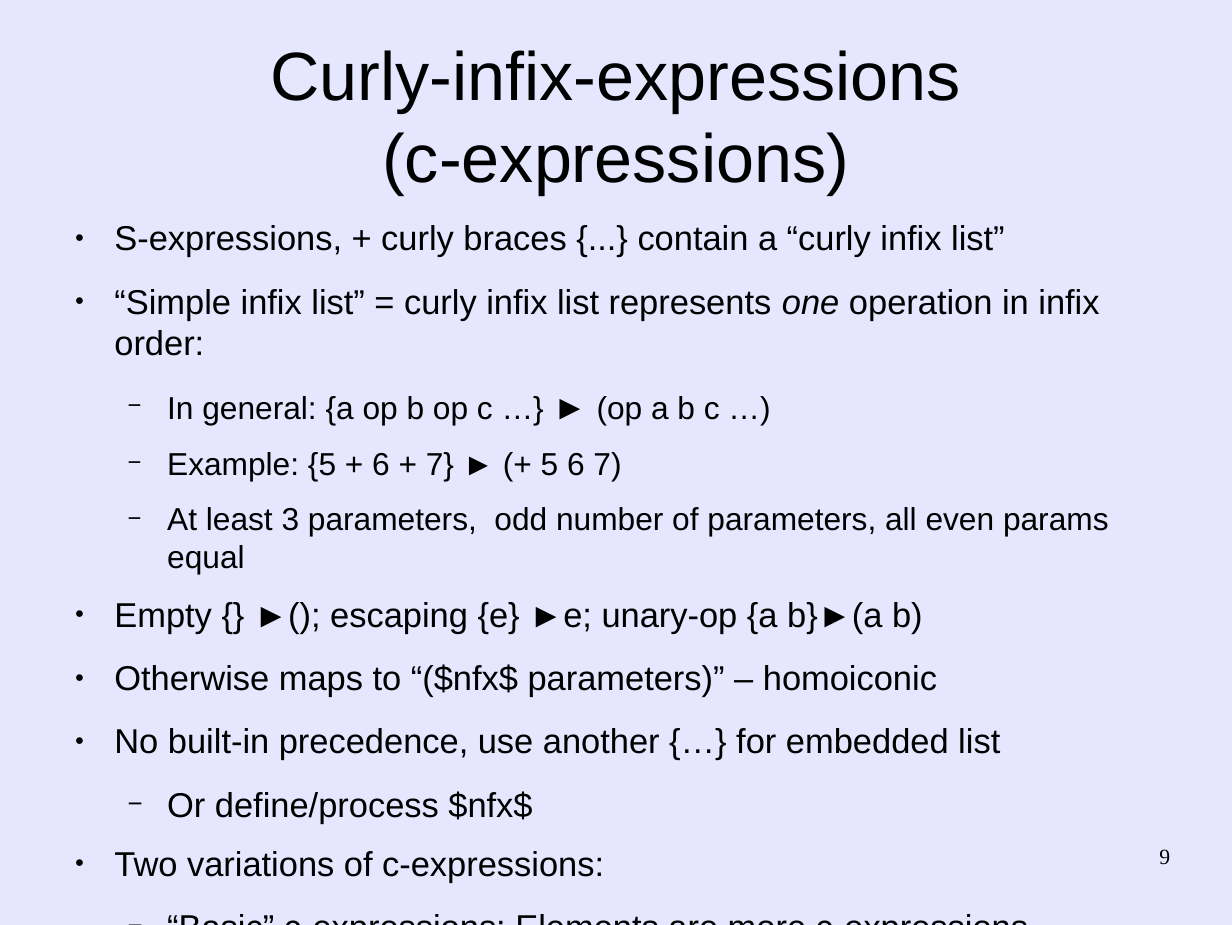
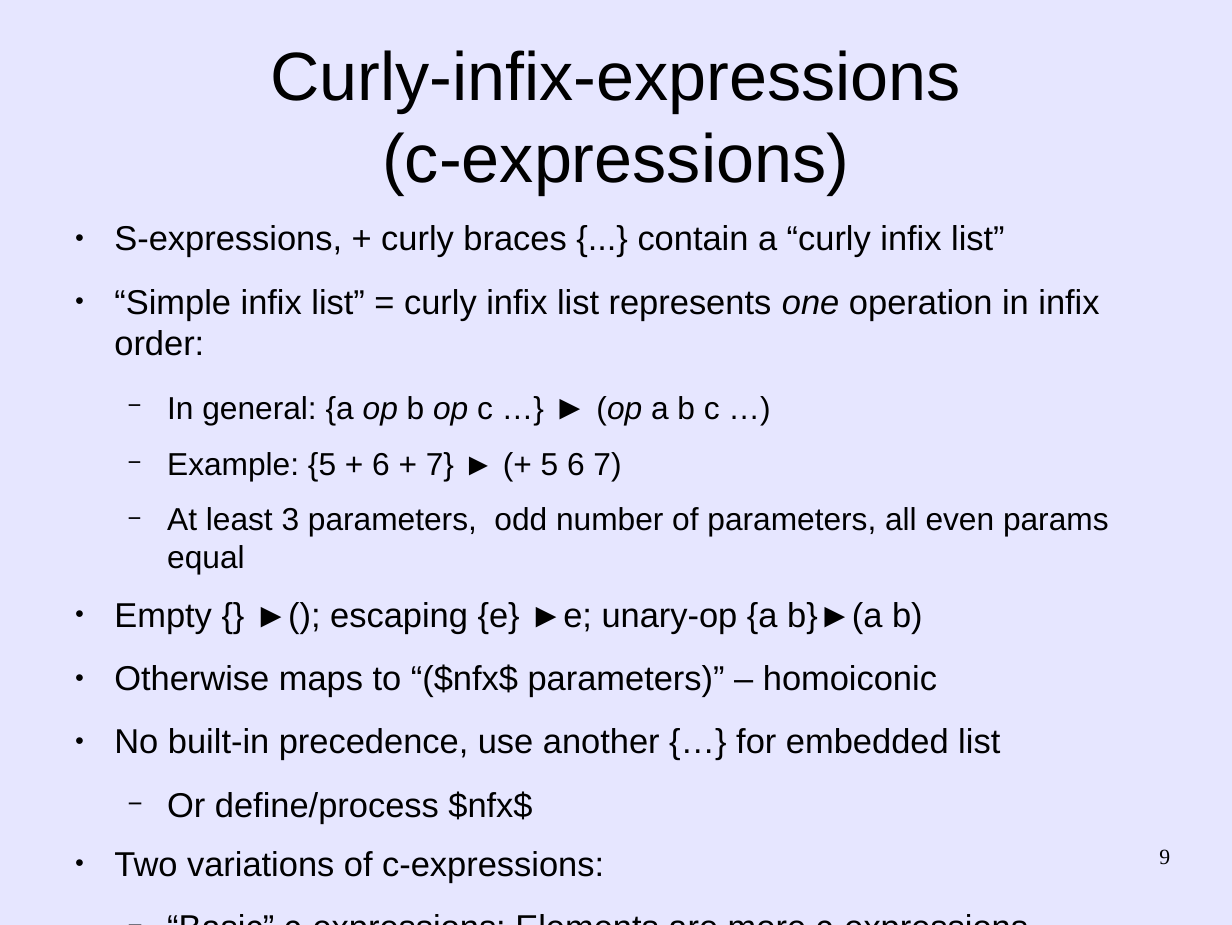
Before and after one commit to martin12333/Readable-Lisp-S-expressions, a slide deck: slide 9 of readable-s-expressions.odp. Drawn at 1232x925 pixels with LibreOffice and Linux fonts; fonts in the diff are those of the drawing. Boxes give left, top, right and bottom in pixels: in the first picture for what was removed or moved away, otherwise in the second. Text is boxed around its words. In the diff, an @@ line names an element or a change of style, - is before the commit and + after.

Commit message:
readable-s-expressions.odp: More Common Lisp info, nicer formatting

```diff
--- a/readable-s-expressions.odp
+++ b/readable-s-expressions.odp
@@ text at bbox=[167, 396, 720, 424]: italic on in "op op (op" @@
```
Also in this commit, not shown: 5 other slides changed, 1 slide added.
